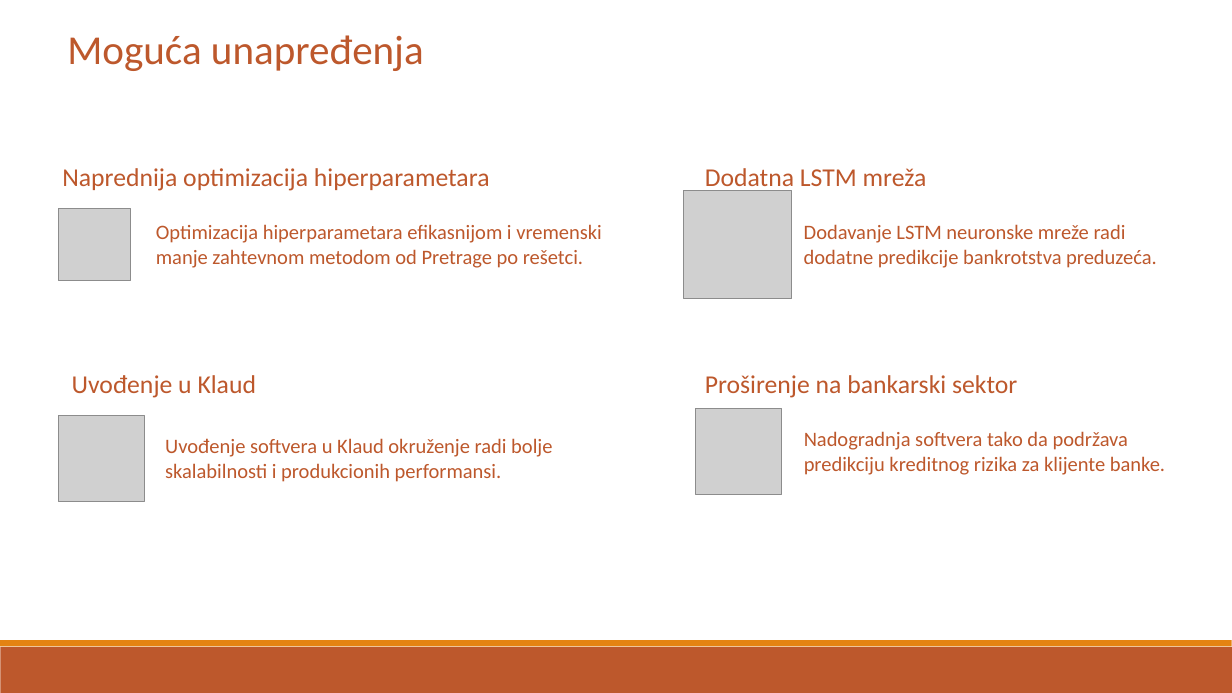
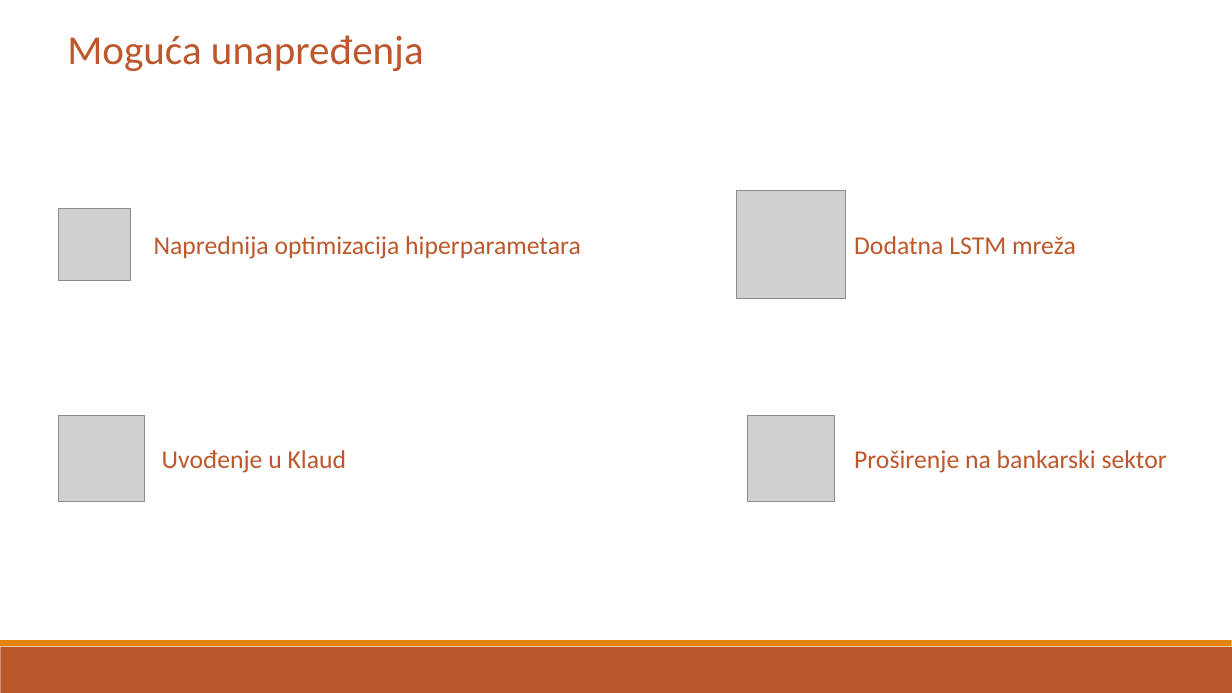
Before and after one commit to Toma1997/Credit-Risk-Prediction-in-Distribution-Network, a slide deck: slide 14 of docs/Prezentacija diplomskog rada.pptx. Drawn at 1232x693 pixels with LibreOffice and Linux fonts; fonts in the diff are those of the drawing; grey boxes stand for pictures. Boxes give left, top, right and bottom in pixels: in the first picture for what was removed or moved away, otherwise in the second. Text is boxed around its words. In the diff, an @@ line names an element or a change of style, - is before the commit and + after.

Commit message:
Improved presentation

```diff
--- a/docs/Prezentacija diplomskog rada.pptx
+++ b/docs/Prezentacija diplomskog rada.pptx
@@ picture: place and size @@
-picture at [684, 190, 792, 299]
+picture at [737, 190, 845, 299]
@@ text "Naprednija optimizacija hiperparametara": place and size @@
-text "Naprednija optimizacija hiperparametara" at [62, 168, 490, 191]
+text "Naprednija optimizacija hiperparametara" at [154, 236, 581, 259]
@@ text removed at [156, 224, 602, 268] @@
-Optimizacija hiperparametara efikasnijom i vremenski manje zahtevnom metodom od Pretrage po rešetci.
@@ text removed at [804, 224, 1157, 268] @@
-Dodavanje LSTM neuronske mreže radi dodatne predikcije bankrotstva preduzeća.
@@ text "Dodatna LSTM mreža" rewrapped from [705, 168, 927, 192] to [854, 236, 1076, 254] @@
@@ picture: place and size @@
-picture at [696, 409, 782, 494]
+picture at [748, 415, 834, 501]
@@ text "Uvođenje u Klaud": place and size @@
-text "Uvođenje u Klaud" at [72, 375, 257, 398]
+text "Uvođenje u Klaud" at [162, 450, 347, 473]
@@ text removed at [165, 438, 552, 482] @@
-Uvođenje softvera u Klaud okruženje radi bolje skalabilnosti i produkcionih performansi.
@@ text removed at [804, 431, 1165, 475] @@
-Nadogradnja softvera tako da podržava predikciju kreditnog rizika za klijente banke.
@@ text "Proširenje na bankarski sektor": place and size @@
-text "Proširenje na bankarski sektor" at [705, 375, 1017, 398]
+text "Proširenje na bankarski sektor" at [854, 450, 1167, 473]
```
Also in this commit, not shown: 2 other slides changed.
